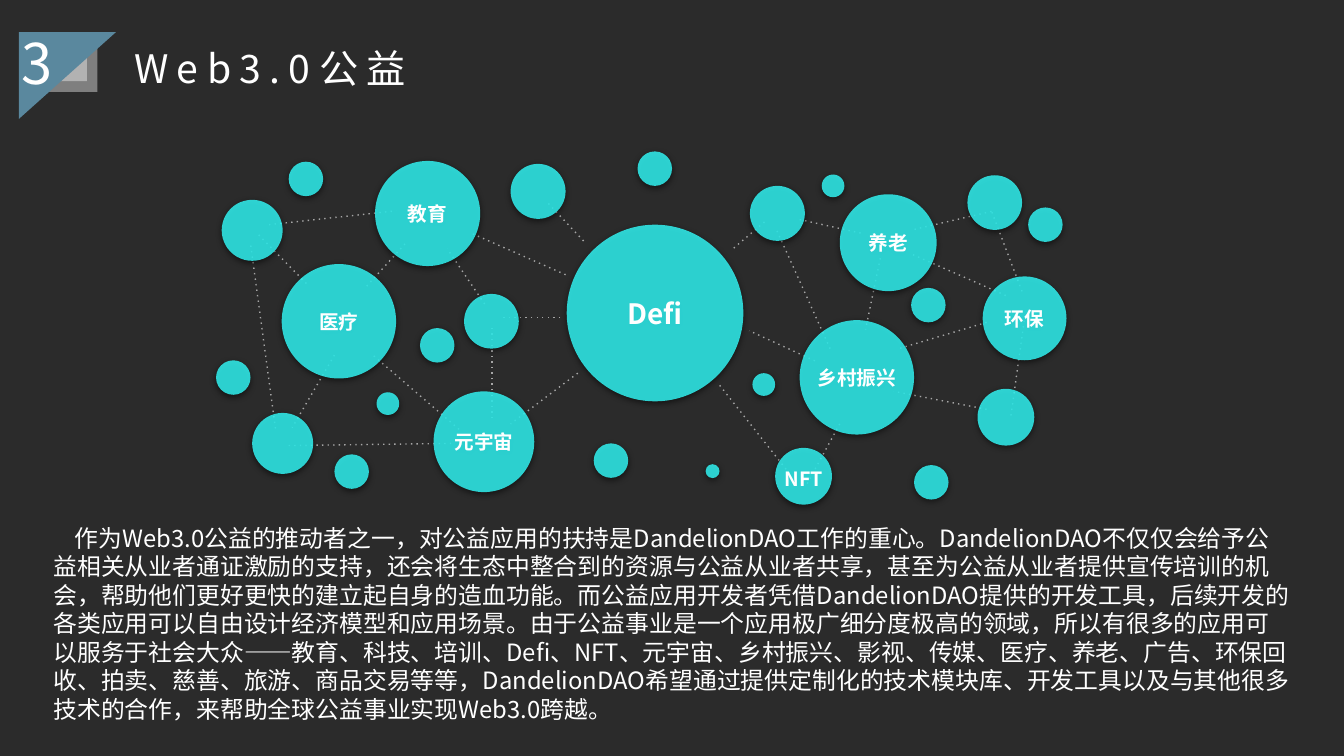
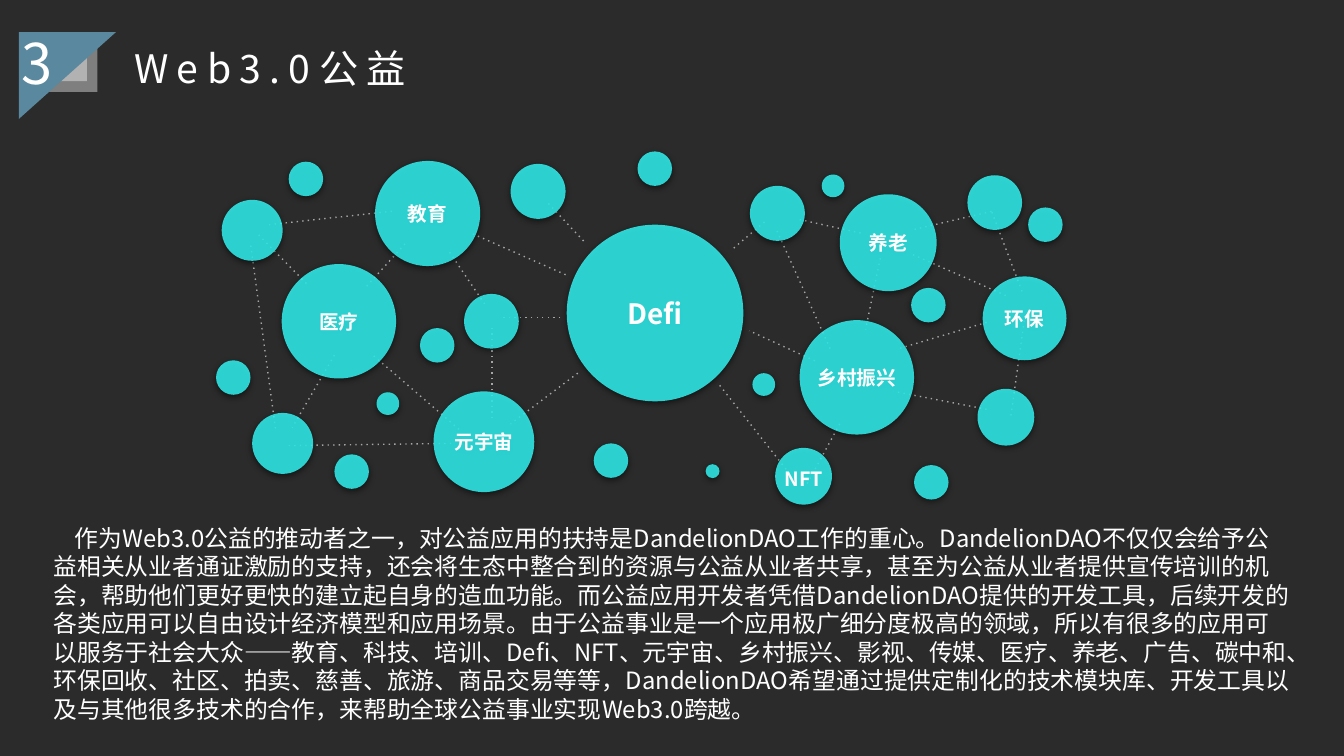
Before and after one commit to substrate-asia/hackathon-2021-autumn, a slide deck: slide 5 of teams/04-DandelionNetwork/docs/DandelionDAO生态介绍.pptx. Drawn at 1344x756 pixels with LibreOffice and Linux fonts; fonts in the diff are those of the drawing; background and template pictures are left out; a plain dark background stands for a picture behind light text. Boxes give left, top, right and bottom in pixels: in the first picture for what was removed or moved away, otherwise in the second. Text is boxed around its words. In the diff, an @@ line names an element or a change of style, - is before the commit and + after.

Commit message:
Dandelion Network team: Update DandelionDAO生态介绍

```diff
--- a/teams/04-DandelionNetwork/docs/DandelionDAO生态介绍.pptx
+++ b/teams/04-DandelionNetwork/docs/DandelionDAO生态介绍.pptx
@@ text at [53, 527, 1310, 720]: text changed @@
-作为Web3.0公益的推动者之一，对公益应用的扶持是DandelionDAO工作的重心。DandelionDAO不仅仅会给予公益相关从业者通证激励的支持，还会将生态中整合到的资源与公益从业者共享，甚至为公益从业者提供宣传培训的机会，帮助他们更好更快的建立起自身的造血功能。而公益应用开发者凭借DandelionDAO提供的开发工具，后续开发的各类应用可以自由设计经济模型和应用场景。由于公益事业是一个应用极广细分度极高的领域，所以有很多的应用可以服务于社会大众——教育、科技、培训、Defi、NFT、元宇宙、乡村振兴、影视、传媒、医疗、养老、广告、环保回收、拍卖、慈善、旅游、商品交易等等，DandelionDAO希望通过提供定制化的技术模块库、开发工具以及与其他很多技术的合作，来帮助全球公益事业实现Web3.0跨越。
+作为Web3.0公益的推动者之一，对公益应用的扶持是DandelionDAO工作的重心。DandelionDAO不仅仅会给予公益相关从业者通证激励的支持，还会将生态中整合到的资源与公益从业者共享，甚至为公益从业者提供宣传培训的机会，帮助他们更好更快的建立起自身的造血功能。而公益应用开发者凭借DandelionDAO提供的开发工具，后续开发的各类应用可以自由设计经济模型和应用场景。由于公益事业是一个应用极广细分度极高的领域，所以有很多的应用可以服务于社会大众——教育、科技、培训、Defi、NFT、元宇宙、乡村振兴、影视、传媒、医疗、养老、广告、碳中和、环保回收、社区、拍卖、慈善、旅游、商品交易等等，DandelionDAO希望通过提供定制化的技术模块库、开发工具以及与其他很多技术的合作，来帮助全球公益事业实现Web3.0跨越。
```
Also in this commit, not shown: 1 other slide changed, 1 slide added, 1 other file.
